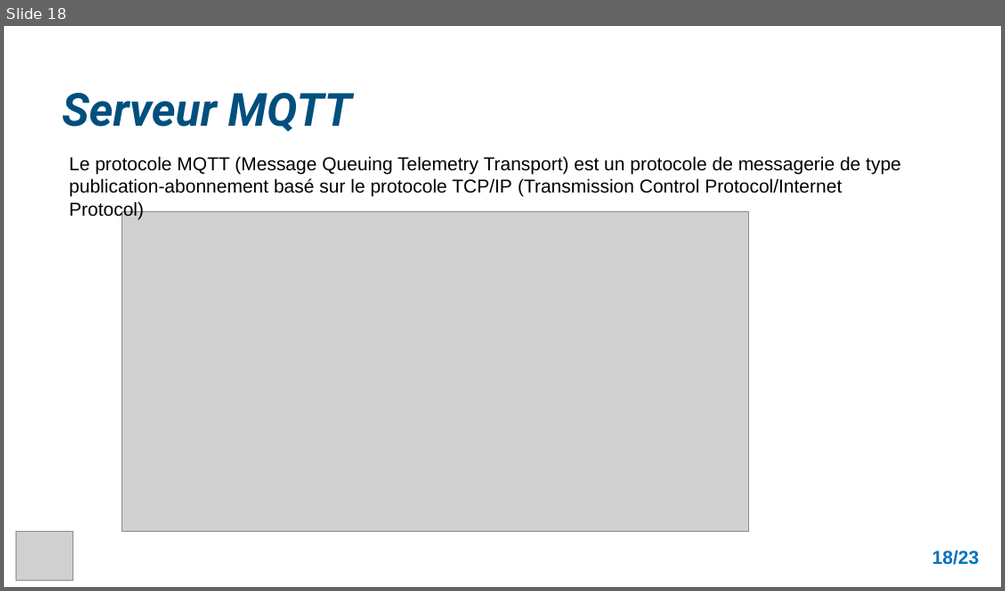
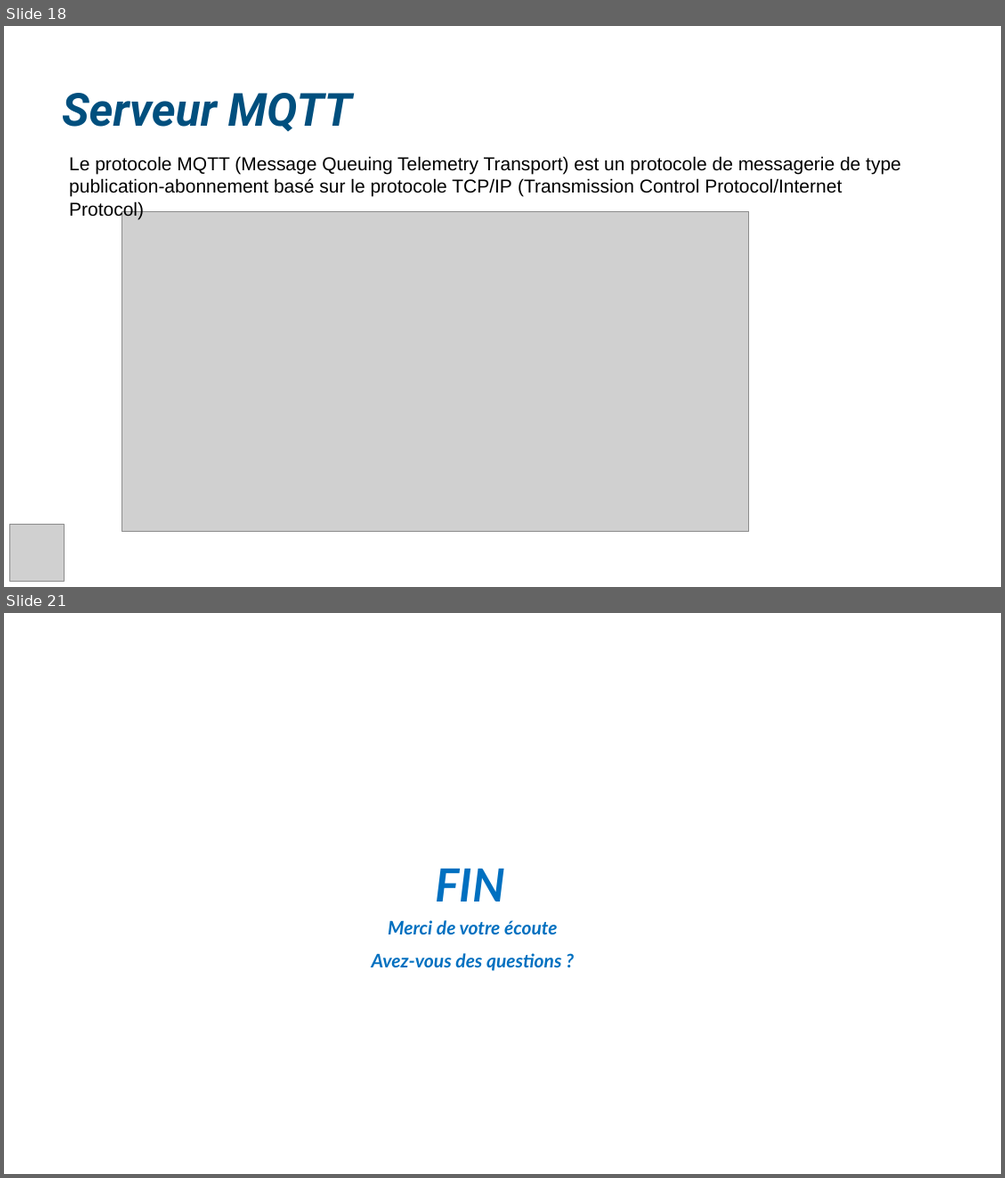
Before and after one commit to AnthonyKTTR67/projet, a slide deck: Rapport_&_Revue/Revue 2/Presentation_Revue_2_KETTERER_Anthony.pptx. Shown one above the other, each under a label of ours: slide 18 before the commit, slides 18 and 21 after it; the slides between them are not shown. The pictures are 1005x591 and 1005x1178 pixels, drawn with LibreOffice and Linux fonts; fonts in the diff are those of the drawing; grey boxes stand for pictures; background and template pictures are left out. Boxes give left, top, right and bottom in pixels: in the first picture for what was removed or moved away, otherwise in the second. Text is boxed around its words. In the diff, an @@ line names an element or a change of style, - is before the commit and + after.

```diff
--- a/Rapport_&_Revue/Revue 2/Presentation_Revue_2_KETTERER_Anthony.pptx
+++ b/Rapport_&_Revue/Revue 2/Presentation_Revue_2_KETTERER_Anthony.pptx
@@ slide 21 added at [4,613,1001,1174], background picture (left out) @@
@@ title added at [435,868,505,901], 44 pt, text #0070C0, bold, italic @@
+FIN
@@ subtitle added at [372,920,561,971], 18 pt, text #0070C0, bold, italic @@
+Merci de votre écoute
+Avez-vous des questions ?
@@ slide 18 changed as well @@
@@ picture: place and size @@
-picture at [16,532,73,580]
+picture at [9,524,64,580]
@@ text removed at [932,549,979,564] @@
-18/23
```
Also in this commit, not shown: 3 other slides changed, 16 other slides added, 19 slides removed, 20 other files.
